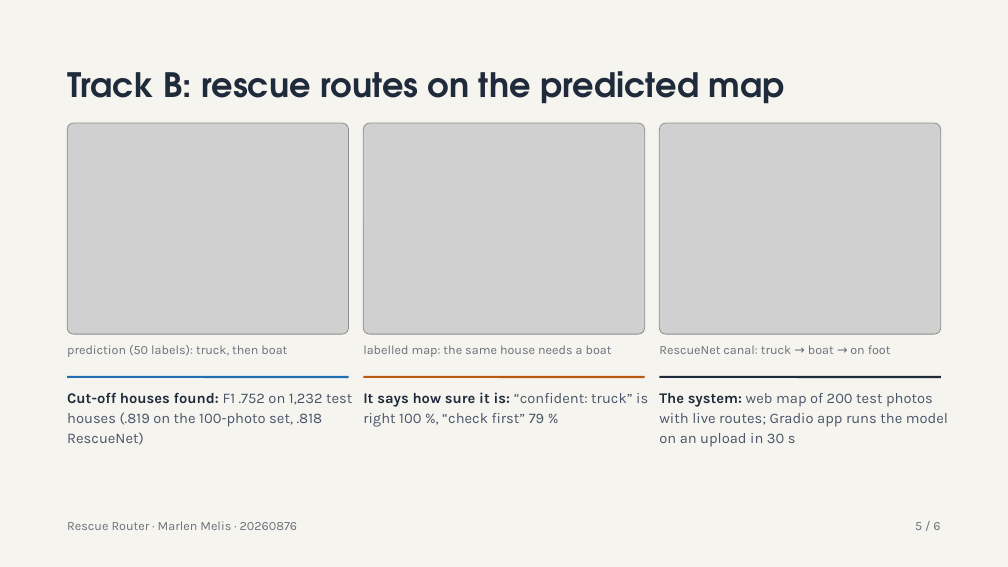
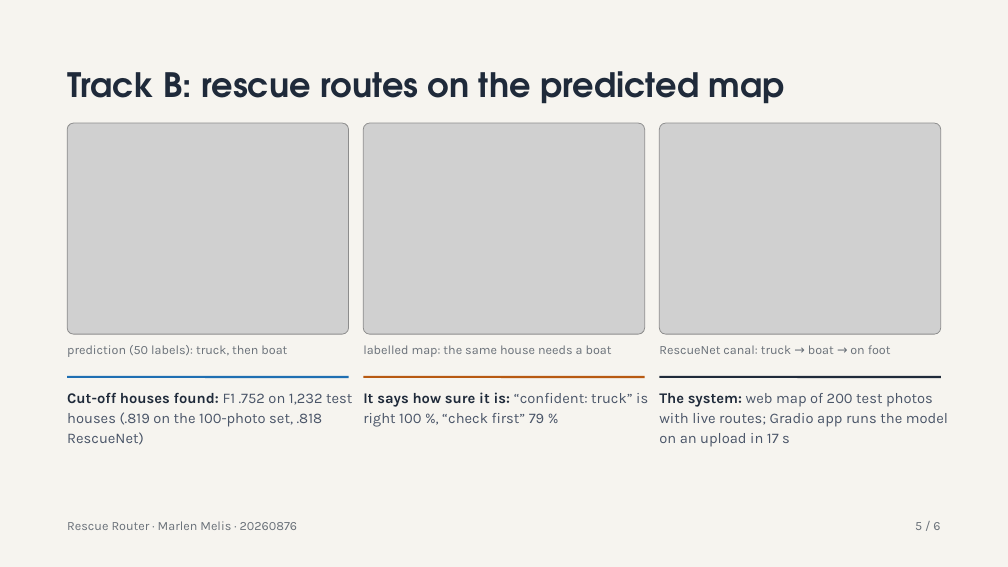
Before and after one commit to MarlenMM/rescue-router, a slide deck: slide 6 of slides/20260876_MarlenMelis_slides.pptx. Drawn at 1008x567 pixels with LibreOffice and Linux fonts; fonts in the diff are those of the drawing; grey boxes stand for pictures. Boxes give left, top, right and bottom in pixels: in the first picture for what was removed or moved away, otherwise in the second. Text is boxed around its words. In the diff, an @@ line names an element or a change of style, - is before the commit and + after.

Commit message:
slides: live upload 17 s (measured on a Kaggle T4 with SAM on the GPU, peak 12.3 GB)

```diff
--- a/slides/20260876_MarlenMelis_slides.pptx
+++ b/slides/20260876_MarlenMelis_slides.pptx
@@ text at [659,393,948,447]: text changed @@
-The system: web map of 200 test photos with live routes; Gradio app runs the model on an upload in 30 s
+The system: web map of 200 test photos with live routes; Gradio app runs the model on an upload in 17 s
```
